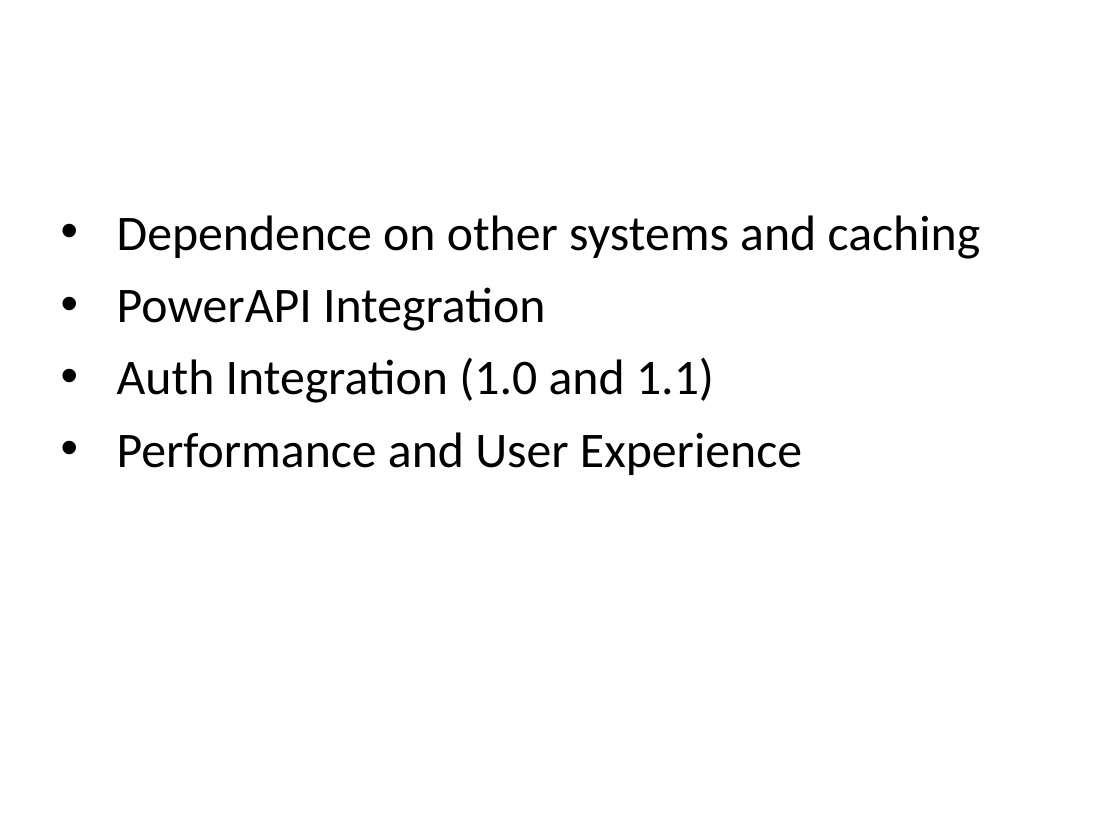
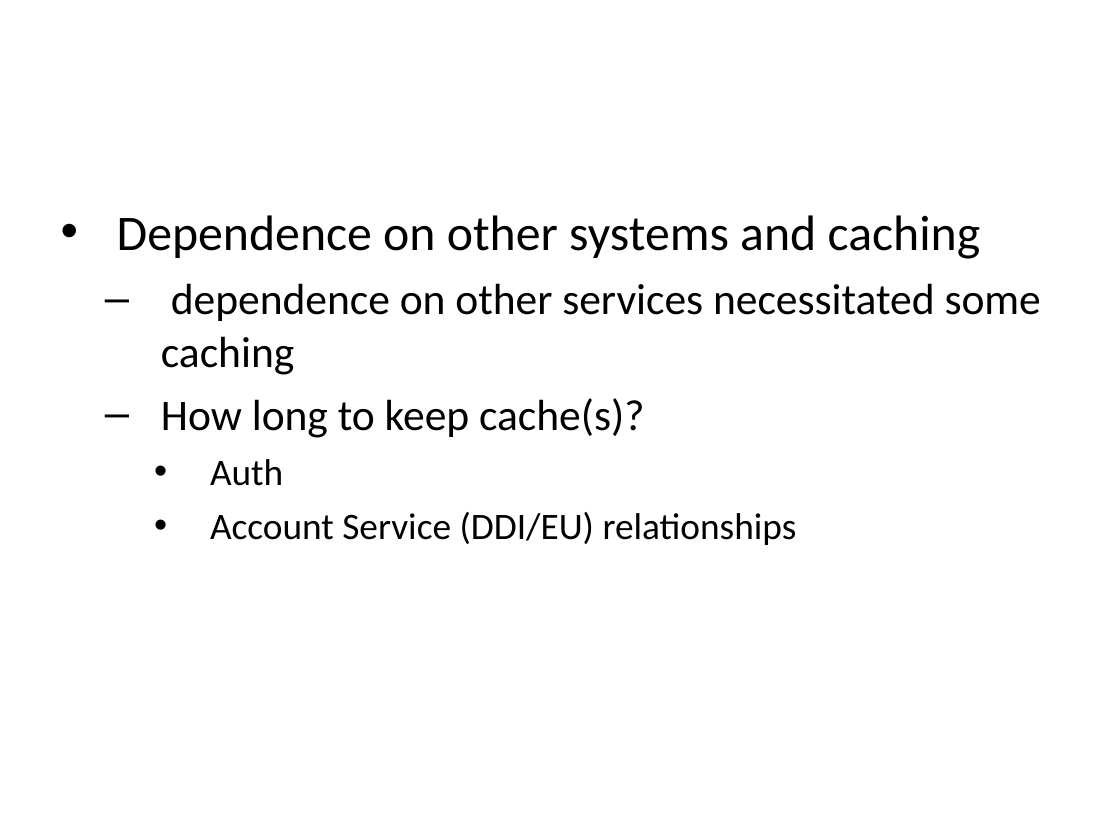
Before and after one commit to rackerlabs/docs-cloud-dns, a slide deck: slide 1 of techtalk/CloudDNS-TechTalk-4-TechnicalIssues.pptx. Drawn at 1120x840 pixels with LibreOffice and Linux fonts; fonts in the diff are those of the drawing; background and template pictures are left out. Boxes give left, top, right and bottom in pixels: in the first picture for what was removed or moved away, otherwise in the second. Text is boxed around its words. In the diff, an @@ line names an element or a change of style, - is before the commit and + after.

```diff
--- a/techtalk/CloudDNS-TechTalk-4-TechnicalIssues.pptx
+++ b/techtalk/CloudDNS-TechTalk-4-TechnicalIssues.pptx
@@ text at (x1=161, y1=283, x2=1041, y2=545): text changed; size 32 to 28 pt @@
-• PowerAPI Integration
-• Auth Integration (1.0 and 1.1)
-• Performance and User Experience
+  – dependence on other services necessitated some caching
+  – How long to keep cache(s)?
+    • Auth
+    • Account Service (DDI/EU) relationships
```
Also in this commit, not shown: 2 other slides changed, 1 slide added.
